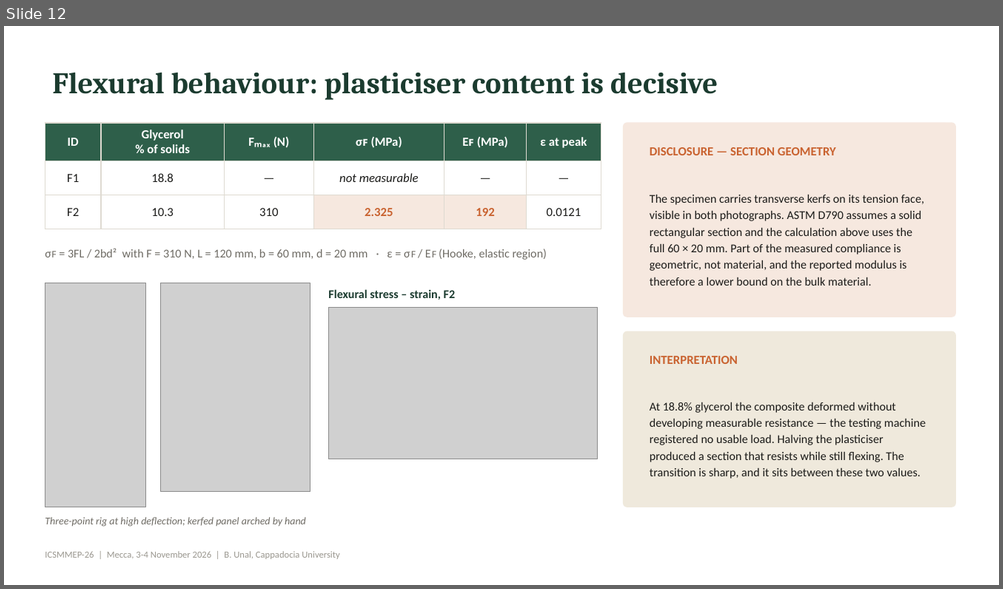
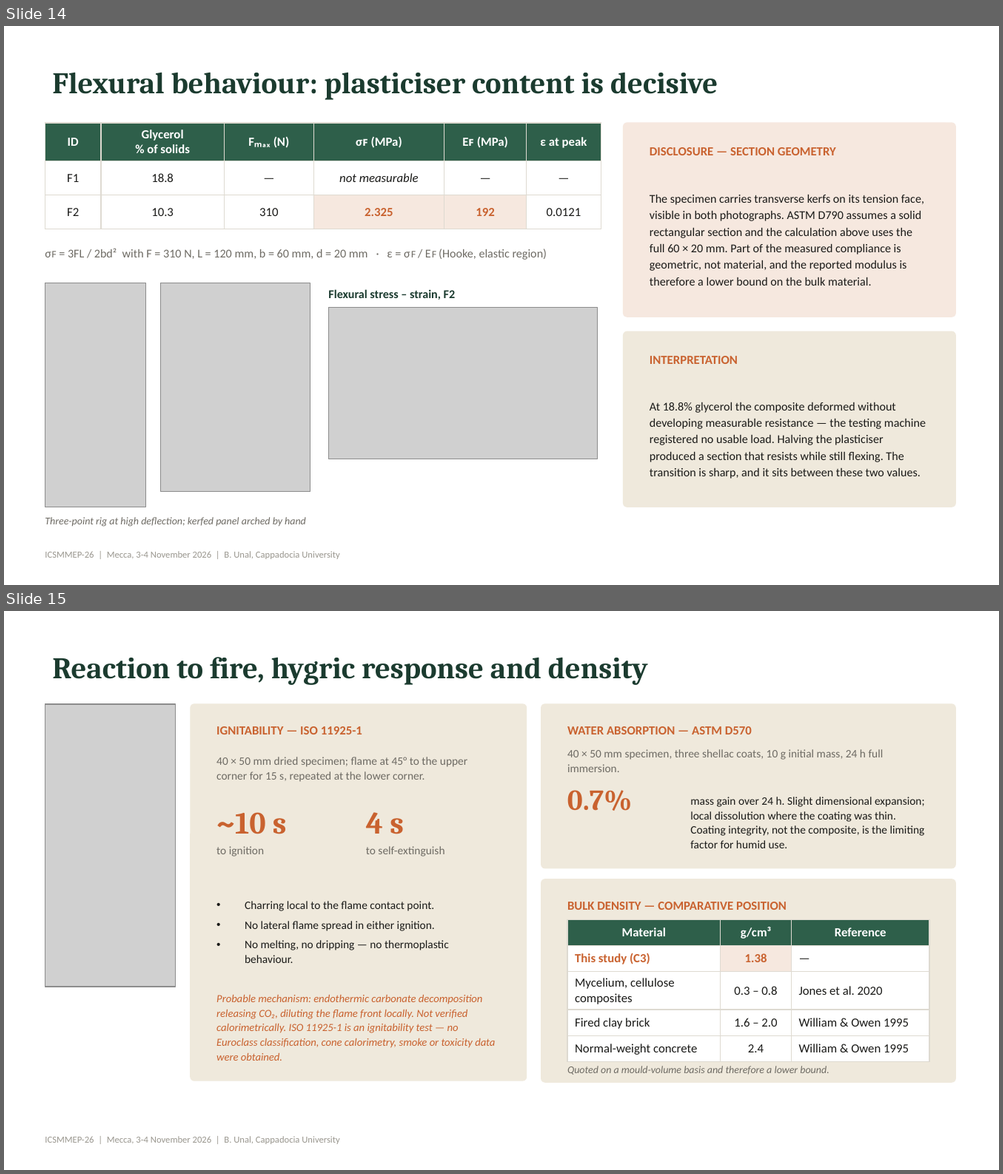
Before and after one commit to bunal91/sanat-ve-mekan, a slide deck: konferans-bildirisi/06-sunum/ICSMMEP26_Presentation_Unal.pptx. Shown one above the other, each under a label of ours: slide 12 before the commit, slides 14 and 15 after it. The pictures are 1003x589 and 1003x1174 pixels, drawn with LibreOffice and Linux fonts; fonts in the diff are those of the drawing; grey boxes stand for pictures. Boxes give left, top, right and bottom in pixels: in the first picture for what was removed or moved away, otherwise in the second. Text is boxed around its words. In the diff, an @@ line names an element or a change of style, - is before the commit and + after.

```diff
--- a/konferans-bildirisi/06-sunum/ICSMMEP26_Presentation_Unal.pptx
+++ b/konferans-bildirisi/06-sunum/ICSMMEP26_Presentation_Unal.pptx
@@ slide 15 added at bbox=[4, 611, 999, 1170], background #FFFFFF; not listed: 1 template element that a slide beside it also shows @@
@@ title added at bbox=[52, 657, 648, 685], 29 pt, text #1B3B2F, bold @@
+Reaction to fire, hygric response and density
@@ picture added at bbox=[45, 704, 176, 987] @@
@@ rounded rectangle added at bbox=[190, 704, 526, 1081], fill #EFE9DC, outline #EFE9DC 1 pt @@
@@ rounded rectangle added at bbox=[541, 704, 956, 869], fill #EFE9DC, outline #EFE9DC 1 pt @@
@@ text added at bbox=[216, 726, 362, 735], 12 pt, text #C9622F, bold @@
+IGNITABILITY — ISO 11925-1
@@ text added at bbox=[567, 726, 751, 735], 12 pt, text #C9622F, bold @@
+WATER ABSORPTION — ASTM D570
@@ text added at bbox=[216, 757, 467, 782], 11 pt, text #6E6B64 @@
+40 × 50 mm dried specimen; flame at 45° to the upper corner for 15 s, repeated at the lower corner.
@@ text added at bbox=[567, 749, 883, 772], 11 pt, text #6E6B64 @@
+40 × 50 mm specimen, three shellac coats, 10 g initial mass, 24 h full immersion.
@@ text added at bbox=[567, 790, 632, 811], 28 pt, text #C9622F, bold @@
+0.7%
@@ text added at bbox=[690, 797, 925, 849], 11 pt, text #1A1A18 @@
+mass gain over 24 h. Slight dimensional expansion; local dissolution where the coating was thin. Coating integrity, not the composite, is the limiting factor for humid use.
@@ text added at bbox=[216, 812, 287, 834], 30 pt, text #C9622F, bold @@
+~10 s
@@ text added at bbox=[366, 812, 404, 834], 30 pt, text #C9622F, bold @@
+4 s
@@ text added at bbox=[216, 846, 264, 857], 11 pt, text #6E6B64 @@
+to ignition
@@ text added at bbox=[366, 846, 444, 857], 11 pt, text #6E6B64 @@
+to self-extinguish
@@ rounded rectangle added at bbox=[541, 880, 956, 1082], fill #EFE9DC, outline #EFE9DC 1 pt @@
@@ text added at bbox=[244, 901, 449, 963], 11 pt, text #1A1A18 @@
+• Charring local to the flame contact point.
+• No lateral flame spread in either ignition.
+• No melting, no dripping — no thermoplastic behaviour.
@@ text added at bbox=[567, 902, 786, 910], 12 pt, text #C9622F, bold @@
+BULK DENSITY — COMPARATIVE POSITION
@@ table added at bbox=[567, 920, 929, 1058], 5 rows, 3 columns @@
+Material | g/cm³ | Reference
+This study (C3) | 1.38 | —
+Mycelium, cellulose composites | 0.3 – 0.8 | Jones et al. 2020
+Fired clay brick | 1.6 – 2.0 | William & Owen 1995
+Normal-weight concrete | 2.4 | William & Owen 1995
@@ text added at bbox=[216, 995, 495, 1061], 10.5 pt, text #C9622F, italic @@
+Probable mechanism: endothermic carbonate decomposition releasing CO₂, diluting the flame front locally. Not verified calorimetrically. ISO 11925-1 is an ignitability test — no Euroclass classification, cone calorimetry, smoke or toxicity data were obtained.
@@ text added at bbox=[567, 1066, 828, 1075], 10 pt, text #6E6B64, italic @@
+Quoted on a mould-volume basis and therefore a lower bound.
@@ what was slide 12 is now slide 14 @@
```
Also in this commit, not shown: 4 slides changed, 4 other slides added, 3 slides removed, 4 other files.
